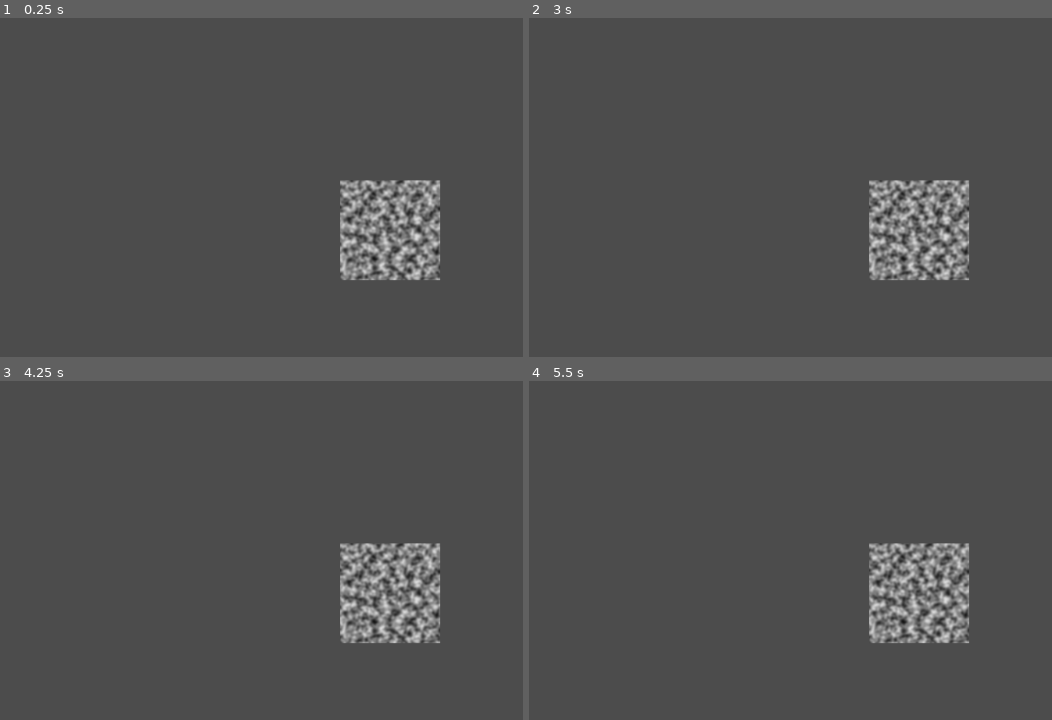
Above: before the commit, frames 1-4 (two rows, left to right).
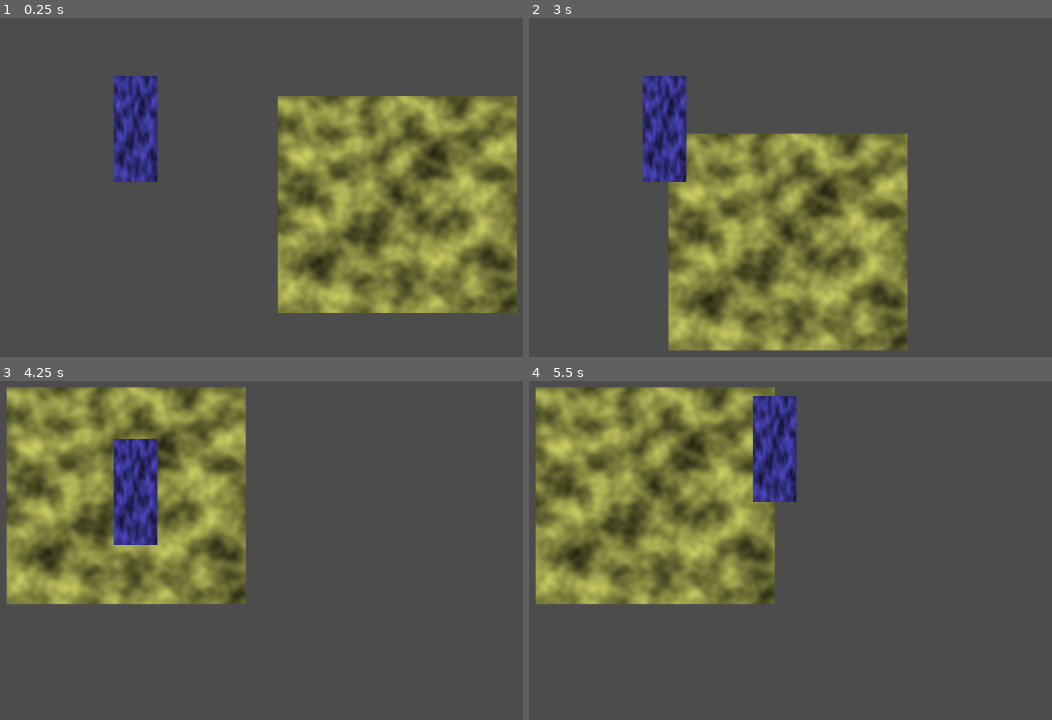
Above: after the commit, the same moments.

Repository: eforrest8/GGJ23
Game: Godot game, scene res://scenes/toybox test 2.tscn
Same seed, same stepped clock (60 frames per second), same inputs: the game is played once before the commit and once after it. The project has no main scene, so this scene is started directly.
Inputs (mouse positions are in pixels of both pictures, inside the frame that each line leads up to):
- Up to frame 1 (0.25 s): no input
- Up to frame 2 (3 s): tap Enter at 0.5, 2 s; move the mouse to (outside the picture) at 0.52 s; hold Right (ui_right) 0.53-1.25 s; click (outside the picture) at 0.67 s; tap Space at 1.25, 2.75 s; drag from (732, 224) to (853, 295) at 1.27 s; move the mouse to (973, 99) at 2.02 s; hold Right (ui_right) 2.03-2.75 s; click (973, 99) at 2.17 s; drag from (853, 295) to (654, 133) at 2.77 s
- Up to frame 3 (4.25 s): tap Enter at 3.5 s; move the mouse to (outside the picture) at 3.52 s; hold Left (ui_left) from 3.53 s (still down); click (outside the picture) at 3.67 s
- Up to frame 4 (5.5 s): release Left (ui_left) at 4.25 s; tap Space at 4.25 s; drag from (654, 496) to (774, 448) at 4.27 s; move the mouse to (936, 567) at 5.02 s; hold Down (ui_down) from 5.03 s (still down); click (936, 567) at 5.17 s

The runs differ from the first frame. In frame 1, 32% of the frame differs, in the area x 21-99%, y 17-88%; in frame 2, 34%; in frame 3, 33%; in frame 4, 35%, in the area x 1-85%, y 1-78%.

Commit message:
Improve Toy manipulation
Rotation and dragging are now separate inputs. Dragging is now constrained to the viewport. Rotating now works smoothly for all angles, rather than 90 degree increments.

Diff:
--- a/Attic Game/project.godot
+++ b/Attic Game/project.godot
@@ -9,7 +9,7 @@
 config_version=4
 
 _global_script_classes=[ {
-"base": "Node2D",
+"base": "Sprite",
 "class": "Toy",
 "language": "GDScript",
 "path": "res://scenes/toys/toy.gd"
--- a/Attic Game/scenes/toybox test 2.tscn
+++ b/Attic Game/scenes/toybox test 2.tscn
@@ -1,25 +1,33 @@
-[gd_scene load_steps=5 format=2]
+[gd_scene load_steps=7 format=2]
 
 [ext_resource path="res://scenes/toys/toy.gd" type="Script" id=1]
 [ext_resource path="res://scripts/toybox.gd" type="Script" id=2]
 
 [sub_resource type="OpenSimplexNoise" id=1]
-octaves = 2
-period = 8.0
 
 [sub_resource type="NoiseTexture" id=2]
-width = 128
-height = 128
 noise = SubResource( 1 )
+
+[sub_resource type="OpenSimplexNoise" id=3]
+
+[sub_resource type="NoiseTexture" id=4]
+noise = SubResource( 3 )
 
 [node name="Toybox" type="Node2D"]
 script = ExtResource( 2 )
 
-[node name="Toy" type="Node2D" parent="."]
-position = Vector2( 543, 335 )
+[node name="Toy" type="Sprite" parent="."]
+self_modulate = Color( 0.980392, 1, 0.47451, 1 )
+position = Vector2( 552, 302 )
+scale = Vector2( 0.597656, 0.542969 )
+texture = SubResource( 2 )
 script = ExtResource( 1 )
 
-[node name="Sprite" type="Sprite" parent="Toy"]
-texture = SubResource( 2 )
+[node name="Toy2" type="Sprite" parent="."]
+self_modulate = Color( 0.396078, 0.372549, 1, 1 )
+position = Vector2( 217, 205 )
+scale = Vector2( 0.109375, 0.266602 )
+texture = SubResource( 4 )
+script = ExtResource( 1 )
 
 [connection signal="child_entered_tree" from="." to="." method="_on_Toybox_child_entered_tree"]
--- a/Attic Game/scenes/toys/toy.gd
+++ b/Attic Game/scenes/toys/toy.gd
@@ -1,4 +1,4 @@
-extends Node2D
+extends Sprite
 class_name Toy
 
 # Declare member variables here. Examples:
@@ -13,35 +13,46 @@
 signal grabbed(node)
 signal dropped(node)
 var dragging = false
+var rotating = false
+var grabbed_node = null
 
 
 func _input(event):
-	if event is InputEventMouseButton and event.button_index == BUTTON_LEFT:
-		if $Sprite.get_rect().has_point(to_local(event.position)):
-			# Start dragging if the click is on the sprite.
-			if not dragging and event.pressed:
-				emit_signal("grabbed", self)
-		# Stop dragging if the button is released.
-		if dragging and not event.pressed:
-			emit_signal("dropped", self)
+	if event is InputEventMouseButton:
+		if event.button_index == BUTTON_LEFT:
+			if get_rect().has_point(to_local(event.position)):
+				# Start dragging if the click is on the sprite.
+				if not dragging and event.pressed:
+					emit_signal("grabbed", self)
+					dragging = true
+			# Stop dragging if the button is released.
+			if dragging and not event.pressed:
+				emit_signal("dropped", self)
+				dragging = false
+		if event.button_index == BUTTON_RIGHT:
+			if get_rect().has_point(to_local(event.position)):
+				if not rotating and event.pressed:
+					emit_signal("grabbed", self)
+					rotating = true
+			if rotating and not event.pressed:
+				emit_signal("dropped", self)
+				rotating = false
 
-	if event is InputEventMouseButton and event.button_index == BUTTON_RIGHT and event.is_pressed():
-		if dragging:
-			rotate(PI/2)
+	if event is InputEventMouseMotion and rotating and grabbed_node == self:
+			look_at(get_global_mouse_position())
 
-	if event is InputEventMouseMotion and dragging:
+	if event is InputEventMouseMotion and dragging and grabbed_node == self:
 		# While dragging, move the sprite with the mouse.
-		position = event.position
+		position = Vector2(
+			clamp(event.position.x, 0, get_viewport().size.x),
+			clamp(event.position.y, 0, get_viewport().size.y)
+			)
 
 func _on_Toy_dropped(node):
-	if node == self:
-		dragging = false
+	grabbed_node = null
 
 func _on_Toy_grabbed(node):
-	if node == self:
-		dragging = true
-	else:
-		dragging = false
+	grabbed_node = node
 
 # Called every frame. 'delta' is the elapsed time since the previous frame.
 #func _process(delta):
